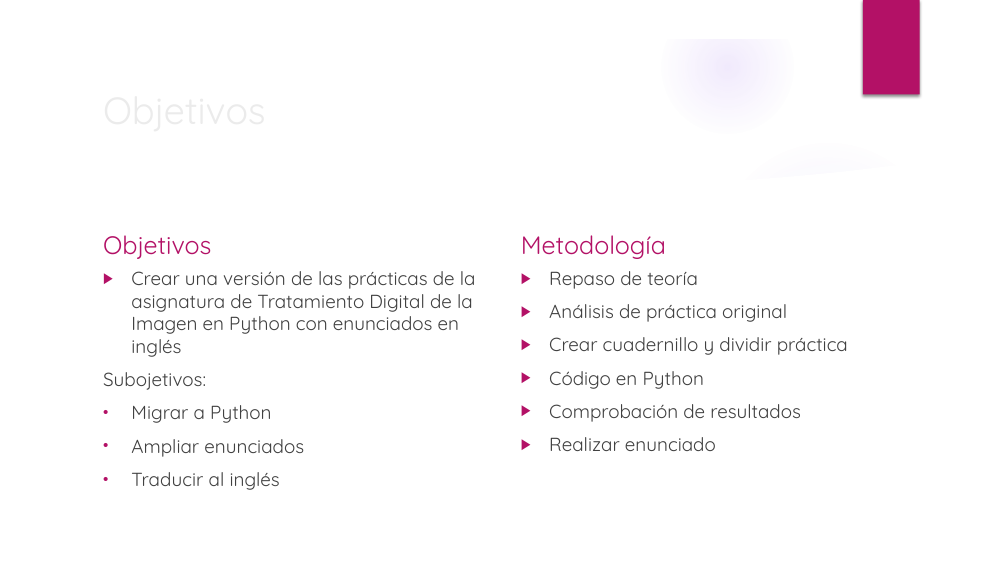
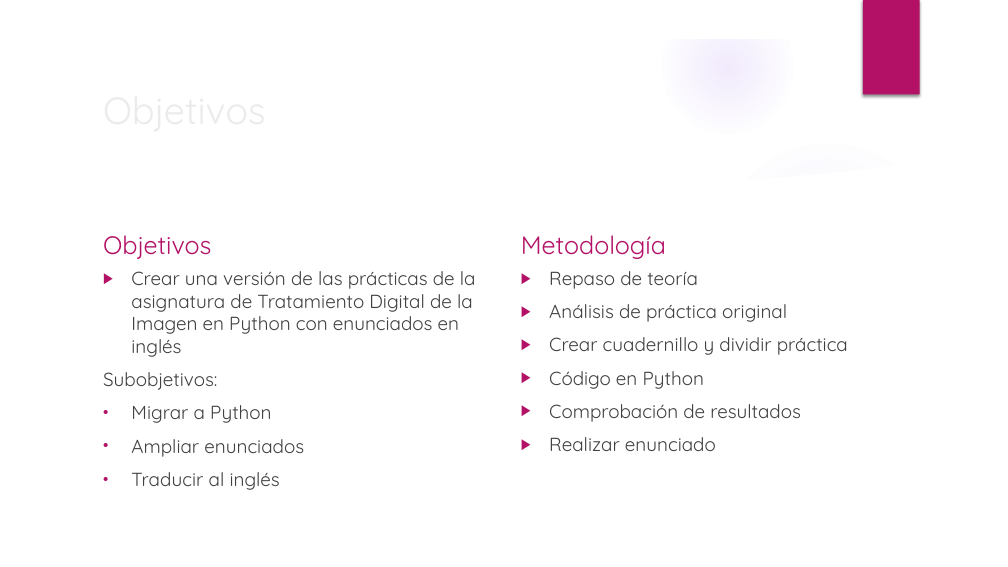
Before and after one commit to RoboticsLabURJC/2019-tfg-ana-cuevas, a slide deck: slide 4 of memoria/Presentacion.pptx. Drawn at 1008x567 pixels with LibreOffice and Linux fonts; fonts in the diff are those of the drawing; background and template pictures are left out. Boxes give left, top, right and bottom in pixels: in the first picture for what was removed or moved away, otherwise in the second. Text is boxed around its words. In the diff, an @@ line names an element or a change of style, - is before the commit and + after.

```diff
--- a/memoria/Presentacion.pptx
+++ b/memoria/Presentacion.pptx
@@ text at bbox=[103, 372, 217, 390]: text changed @@
-Subojetivos:
+Subobjetivos:
```
Also in this commit, not shown: 6 other slides changed, 2 slides added, 3 slides removed, 6 other files.
